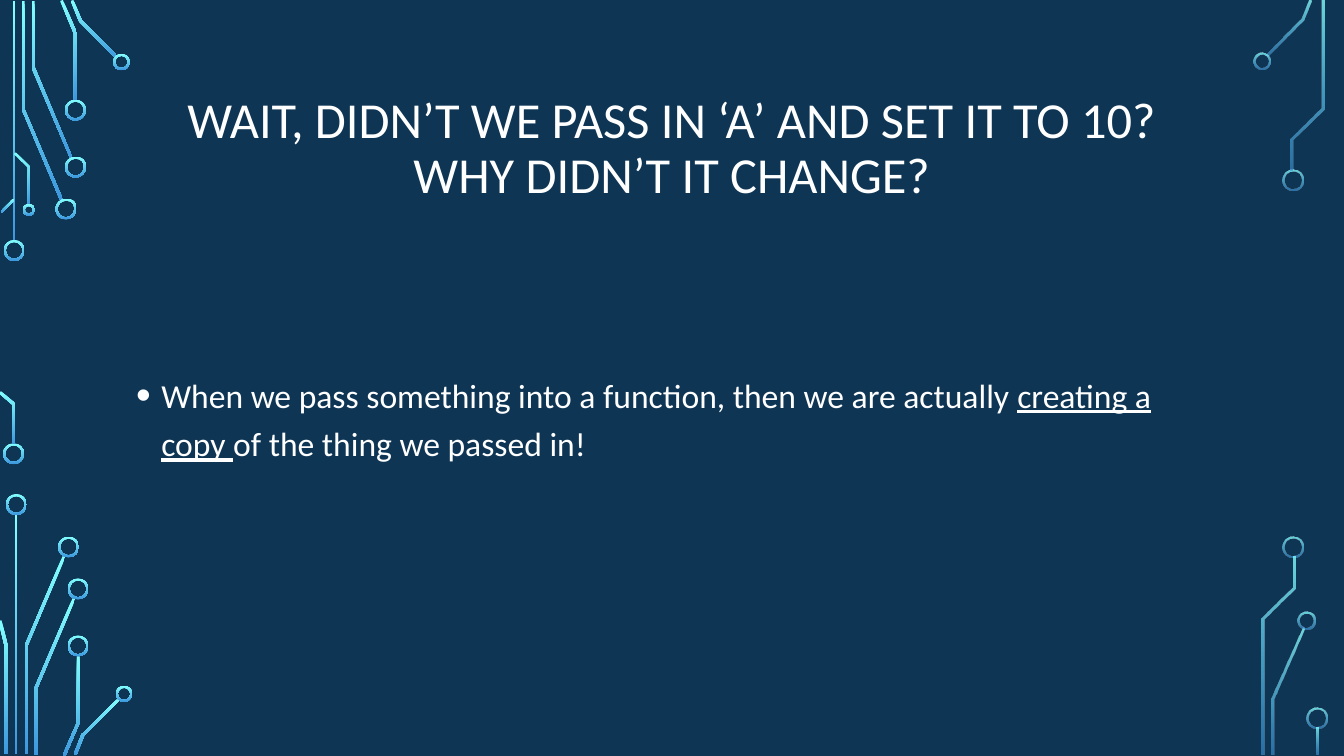
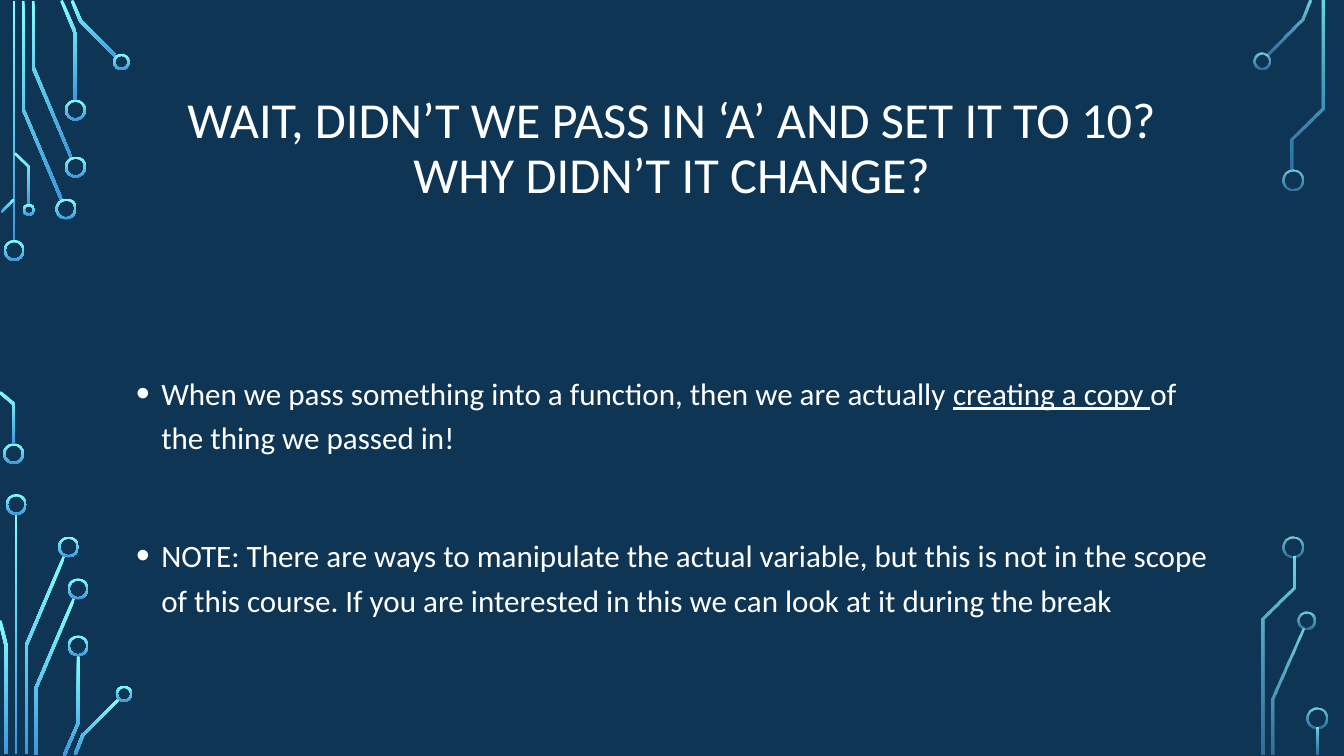
Before and after one commit to psypdt/ZIS_C-_Summer_Course_2019, a slide deck: slide 31 of Day_2/Day_2.pptx (slide 30 before the commit). Drawn at 1344x756 pixels with LibreOffice and Linux fonts; fonts in the diff are those of the drawing; background and template pictures are left out. Boxes give left, top, right and bottom in pixels: in the first picture for what was removed or moved away, otherwise in the second. Text is boxed around its words. In the diff, an @@ line names an element or a change of style, - is before the commit and + after.

```diff
--- a/Day_2/Day_2.pptx
+++ b/Day_2/Day_2.pptx
@@ text at bbox=[161, 383, 1176, 455]: size 24 to 22.2 pt in "When we pass something into a function, ..." @@
@@ text at bbox=[161, 545, 1207, 618]: paragraph added @@
+• NOTE: There are ways to manipulate the actual variable, but this is not in the scope of this course. If you are interested in this we can look at it during the break
```
Also in this commit, not shown: 13 other slides changed, 1 slide added.
